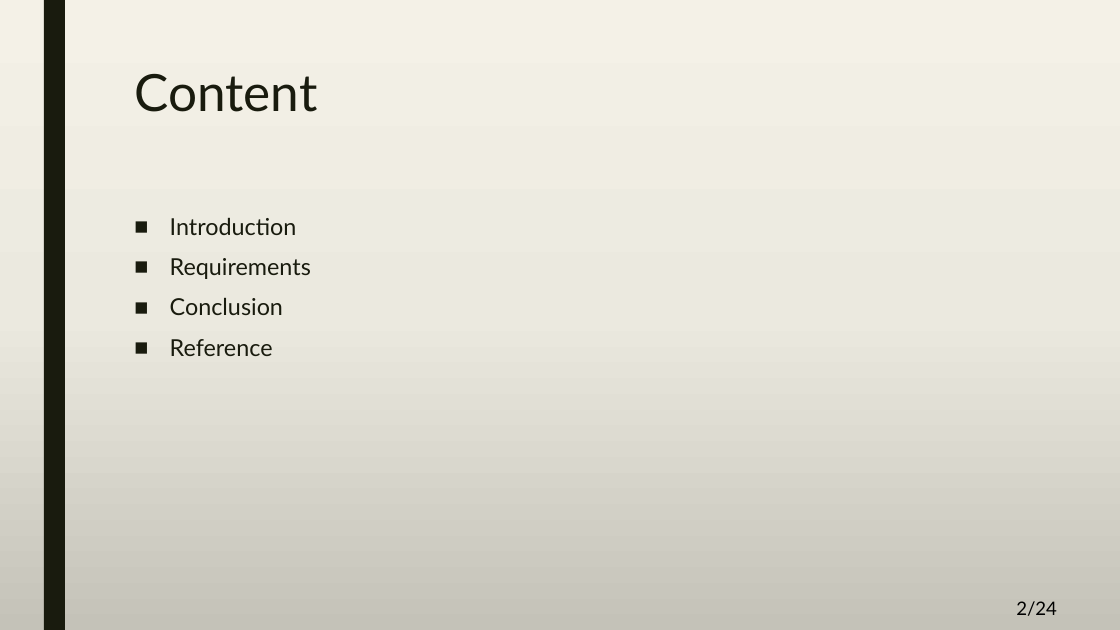
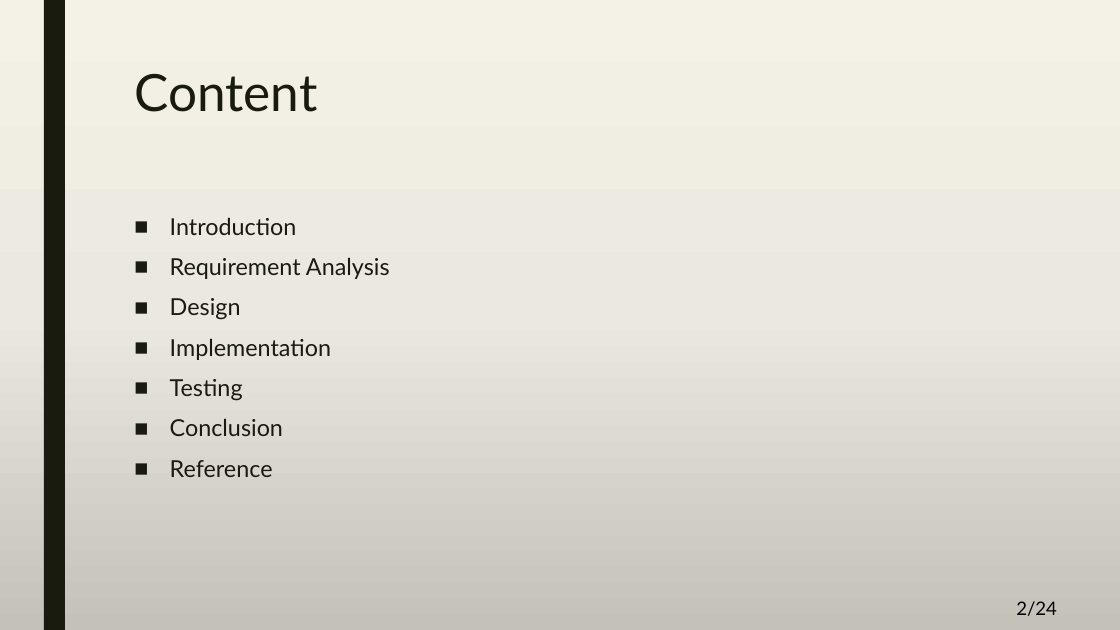
Before and after one commit to A-3li/Capstone, a slide deck: slide 2 of Final.pptx. Drawn at 1120x630 pixels with LibreOffice and Linux fonts; fonts in the diff are those of the drawing. Boxes give left, top, right and bottom in pixels: in the first picture for what was removed or moved away, otherwise in the second. Text is boxed around its words. In the diff, an @@ line names an element or a change of style, - is before the commit and + after.

```diff
--- a/Final.pptx
+++ b/Final.pptx
@@ text at (170, 258, 390, 401): text changed @@
-■ Requirements
+■ Requirement Analysis
+■ Design
+■ Implementation
+■ Testing
```
Also in this commit, not shown: 7 other slides changed.
